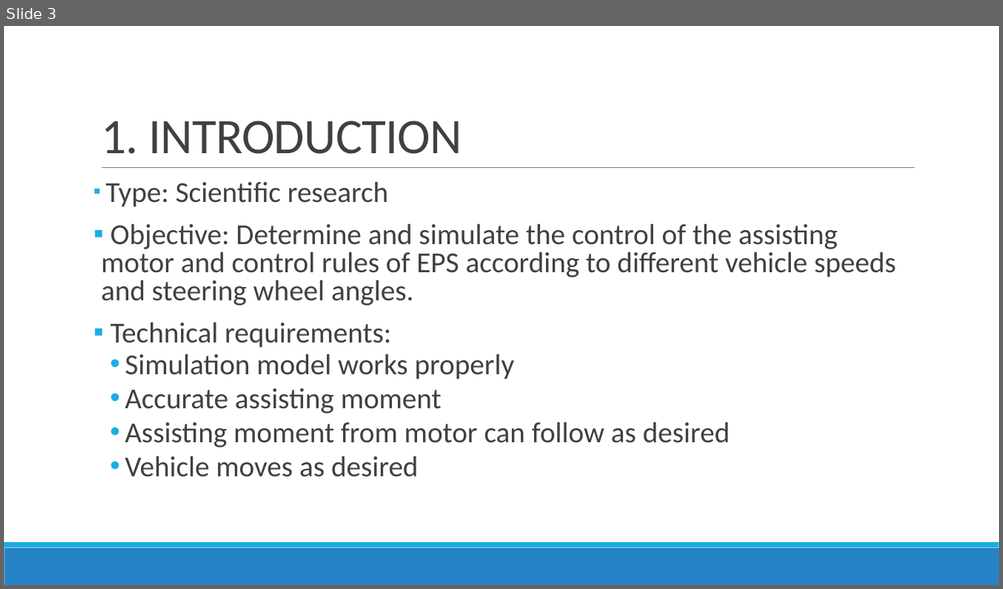
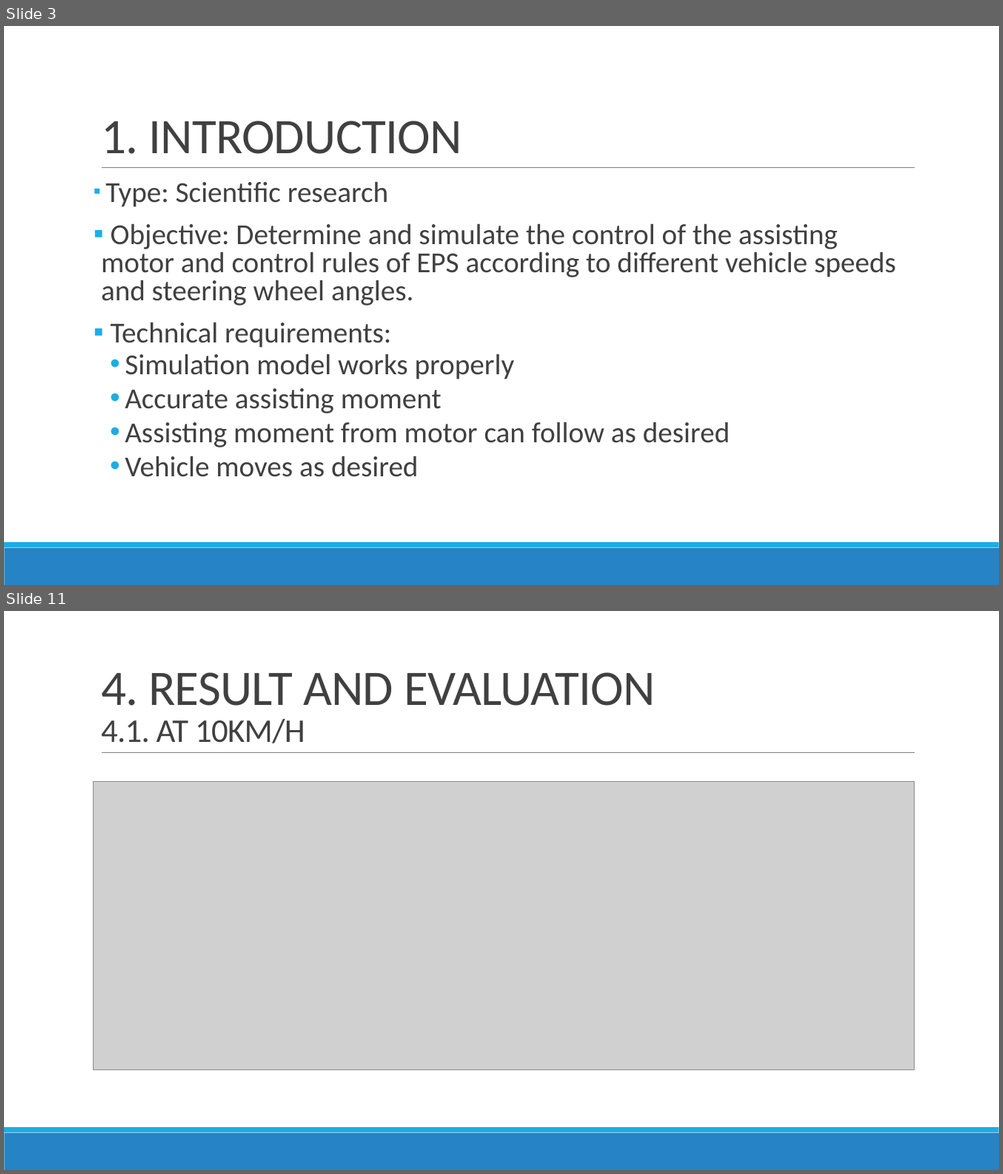
Before and after one commit to Bminhhh/CapsoneProject, a slide deck: duy/CAPSTONE PROJECT/CAPSTONE PROJECT REPORT.pptx. Shown one above the other, each under a label of ours: slide 3 before the commit, slides 3 and 11 after it; the slides between them are not shown. The pictures are 1003x589 and 1003x1174 pixels, drawn with LibreOffice and Linux fonts; fonts in the diff are those of the drawing; grey boxes stand for pictures. Boxes give left, top, right and bottom in pixels: in the first picture for what was removed or moved away, otherwise in the second. Text is boxed around its words. In the diff, an @@ line names an element or a change of style, - is before the commit and + after.

```diff
--- a/duy/CAPSTONE PROJECT/CAPSTONE PROJECT REPORT.pptx
+++ b/duy/CAPSTONE PROJECT/CAPSTONE PROJECT REPORT.pptx
@@ slide 11 added at <box>4,611,999,1170</box>, background #FFFFFF; not listed: 3 template elements that a slide beside it also shows @@
@@ title added at <box>101,672,655,743</box>, 48 pt, text #404040 @@
+4. RESULT AND EVALUATION
+4.1. AT 10KM/H
@@ picture added at <box>94,782,914,1071</box> @@
```
Also in this commit, not shown: 4 slides changed, 6 other slides added, 37 other files.
